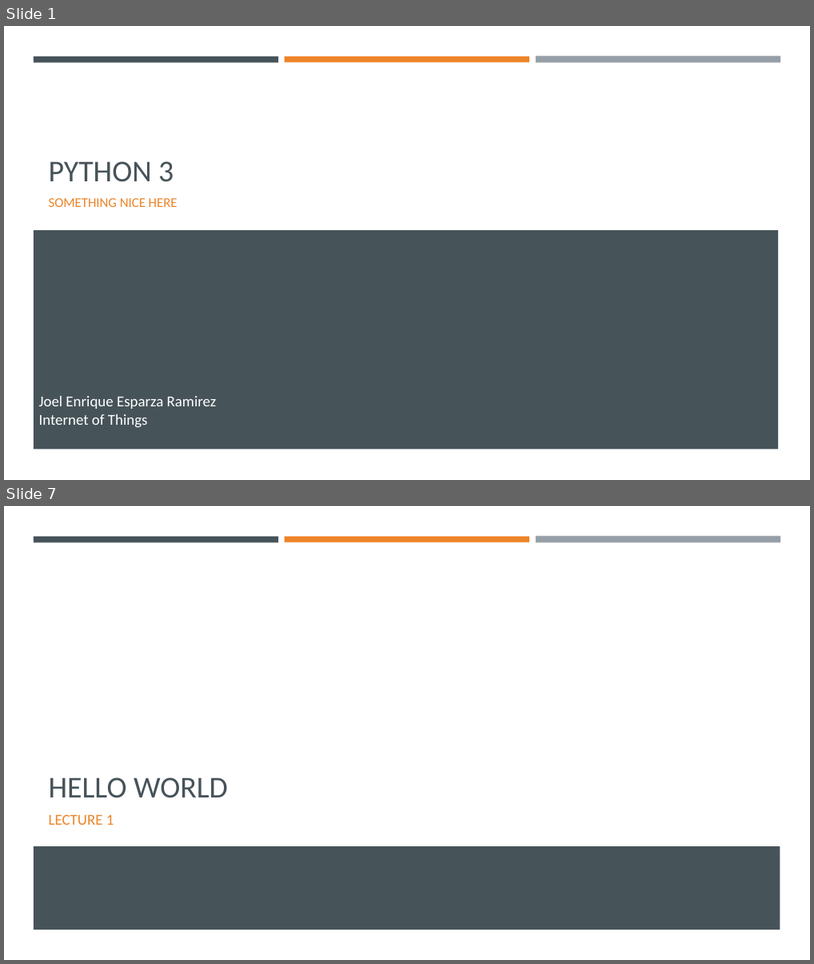
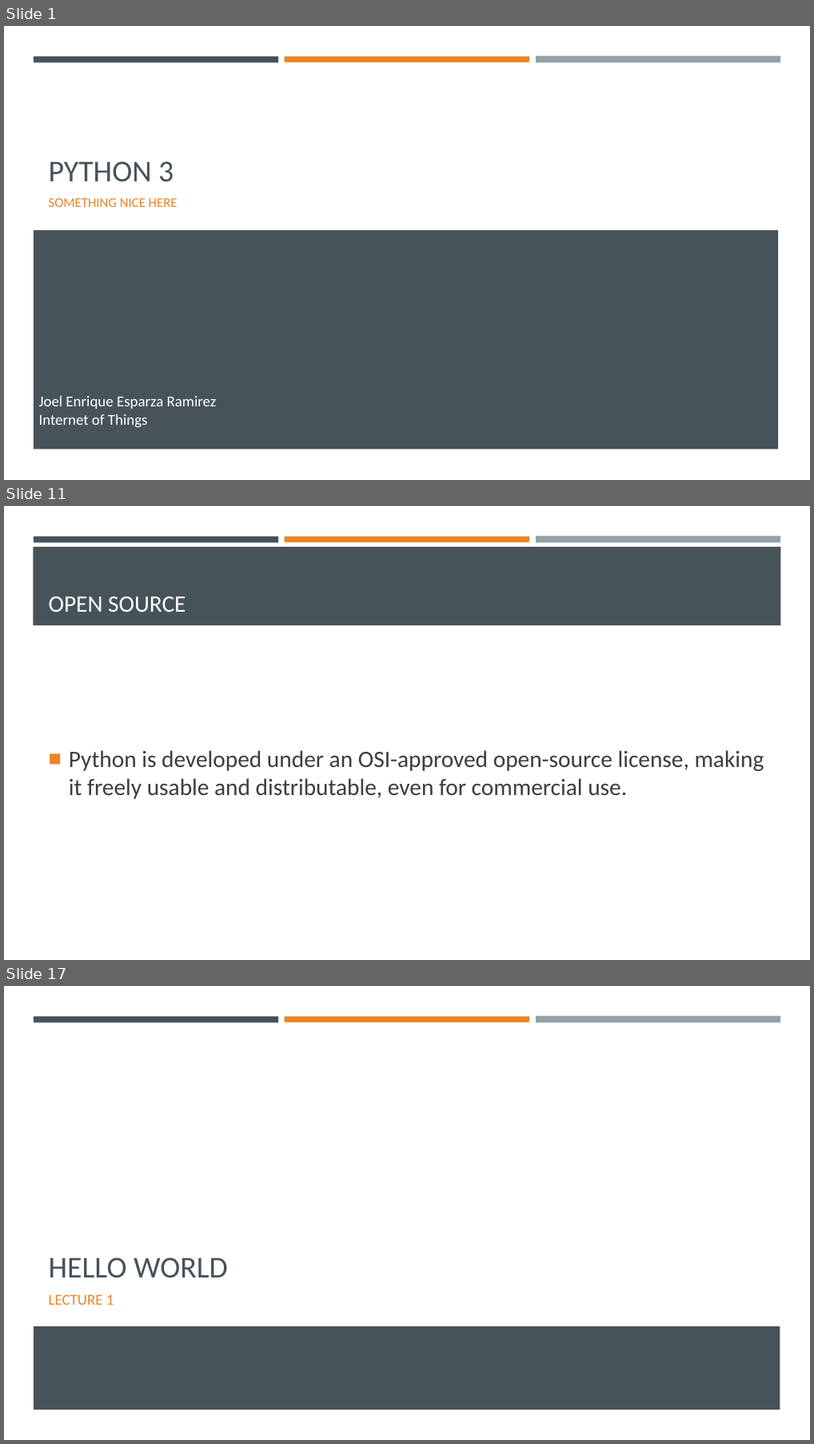
Before and after one commit to Ghost0396/iot, a slide deck: python/Python 3.pptx. Shown one above the other, each under a label of ours: slides 1 and 7 before the commit, slides 1, 11 and 17 after it; the slides between them are not shown. The pictures are 814x964 and 814x1444 pixels, drawn with LibreOffice and Linux fonts; fonts in the diff are those of the drawing. Boxes give left, top, right and bottom in pixels: in the first picture for what was removed or moved away, otherwise in the second. Text is boxed around its words. In the diff, an @@ line names an element or a change of style, - is before the commit and + after.

Commit message:
update Python3 lecture

```diff
--- a/python/Python 3.pptx
+++ b/python/Python 3.pptx
@@ slide 11 added at <box>4,506,810,960</box>, background #FFFFFF; not listed: 3 template elements that a slide beside it also shows @@
@@ rectangle added at <box>33,547,782,625</box>, fill #465359 @@
@@ title added at <box>49,596,186,612</box>, 28 pt, text #FFFFFF @@
+OPEN SOURCE
@@ text added at <box>69,750,765,799</box>, 28 pt, text #3D3D3D @@
+■ Python is developed under an OSI-approved open-source license, making it freely usable and distributable, even for commercial use.
@@ what was slide 7 is now slide 17 @@
```
Also in this commit, not shown: 4 slides changed, 12 other slides added, 3 slides removed, 4 other files.
